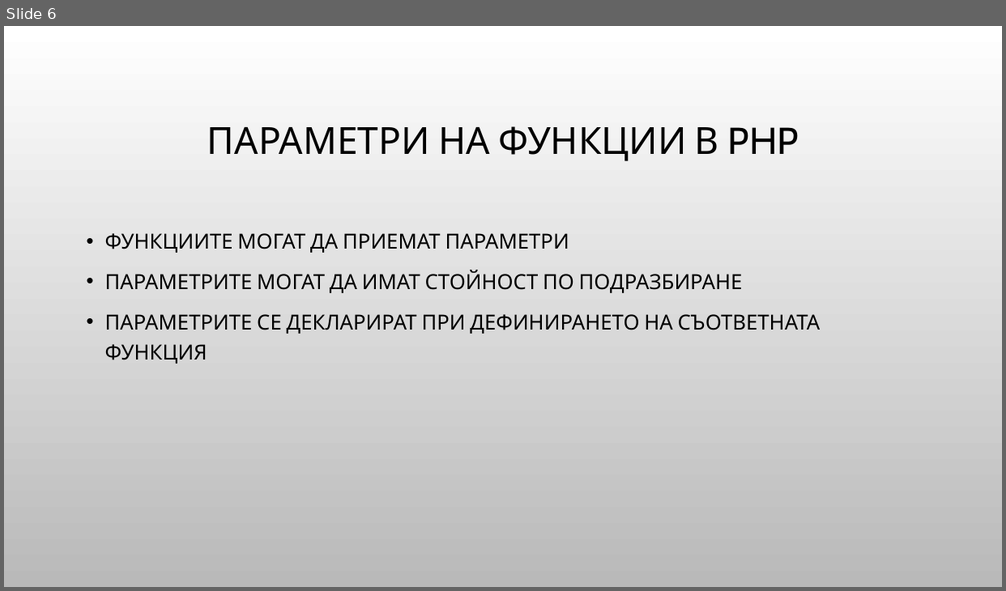
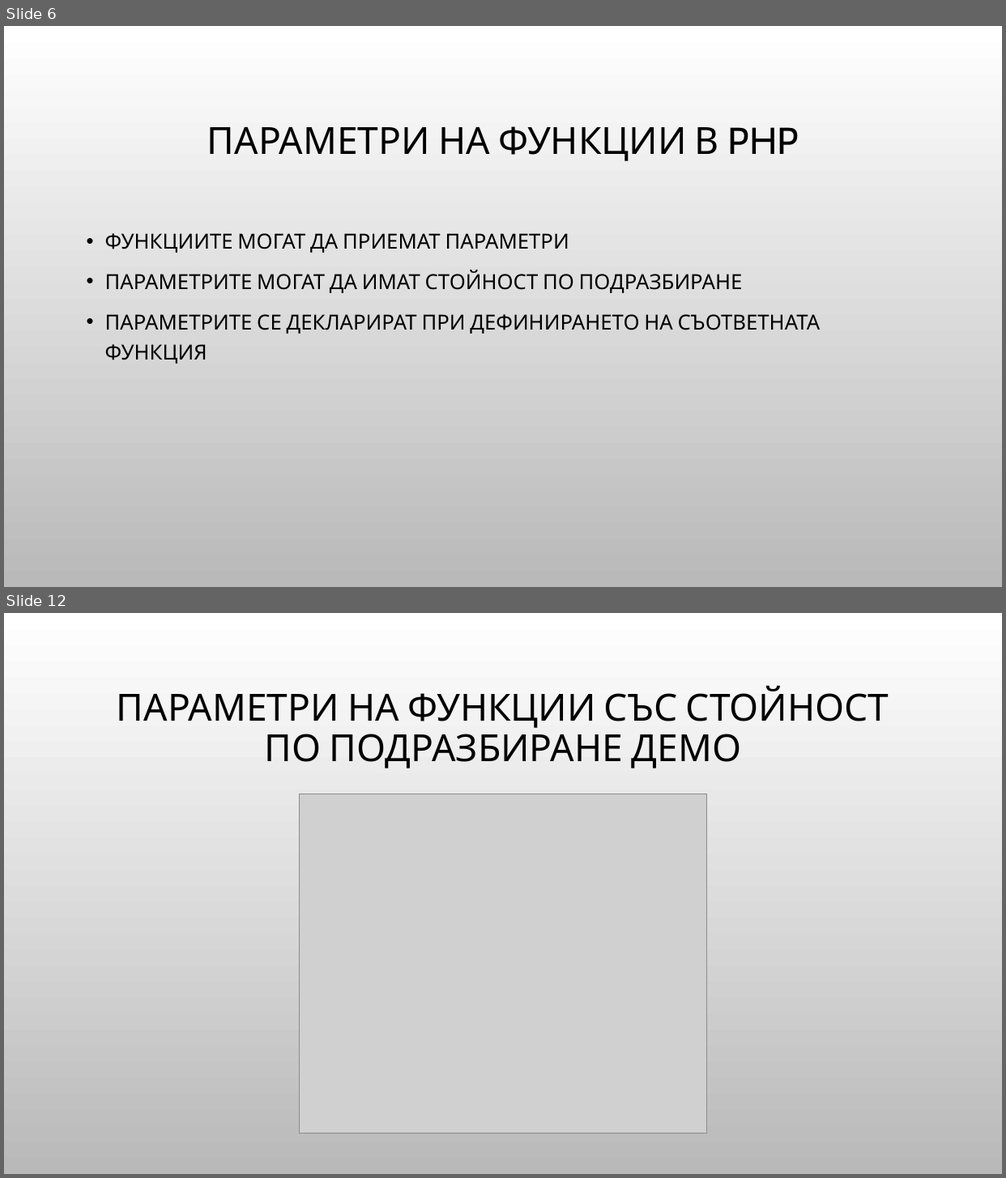
Before and after one commit to Bilyukov/php-mysql-course, a slide deck: 06.php-bacics-4.pptx. Shown one above the other, each under a label of ours: slide 6 before the commit, slides 6 and 12 after it; the slides between them are not shown. The pictures are 1006x591 and 1006x1178 pixels, drawn with LibreOffice and Linux fonts; fonts in the diff are those of the drawing; grey boxes stand for pictures; background and template pictures are left out. Boxes give left, top, right and bottom in pixels: in the first picture for what was removed or moved away, otherwise in the second. Text is boxed around its words. In the diff, an @@ line names an element or a change of style, - is before the commit and + after.

```diff
--- a/06.php-bacics-4.pptx
+++ b/06.php-bacics-4.pptx
@@ slide 12 added at [4, 613, 1002, 1174], background picture (left out) @@
@@ title added at [117, 686, 889, 769], 36 pt, text #000000 @@
+ПАРАМЕТРИ НА ФУНКЦИИ СЪС СТОЙНОСТ ПО ПОДРАЗБИРАНЕ ДЕМО
@@ picture added at [300, 794, 707, 1133] @@
```
Also in this commit, not shown: 15 other slides added, 5 other files.
